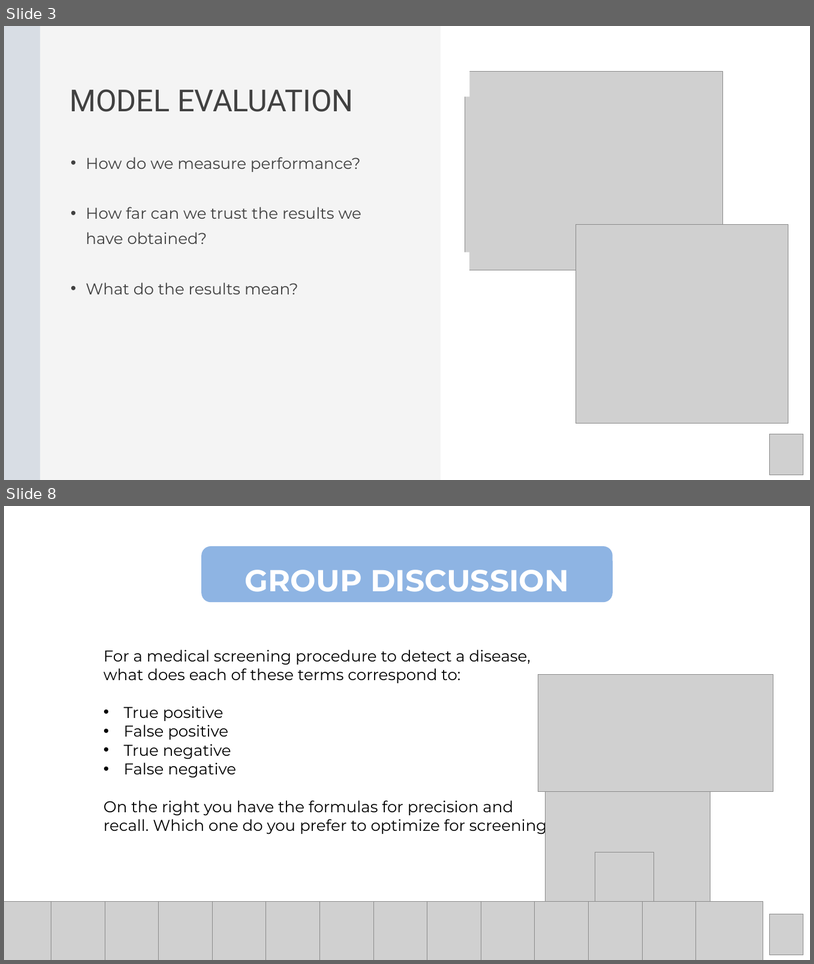
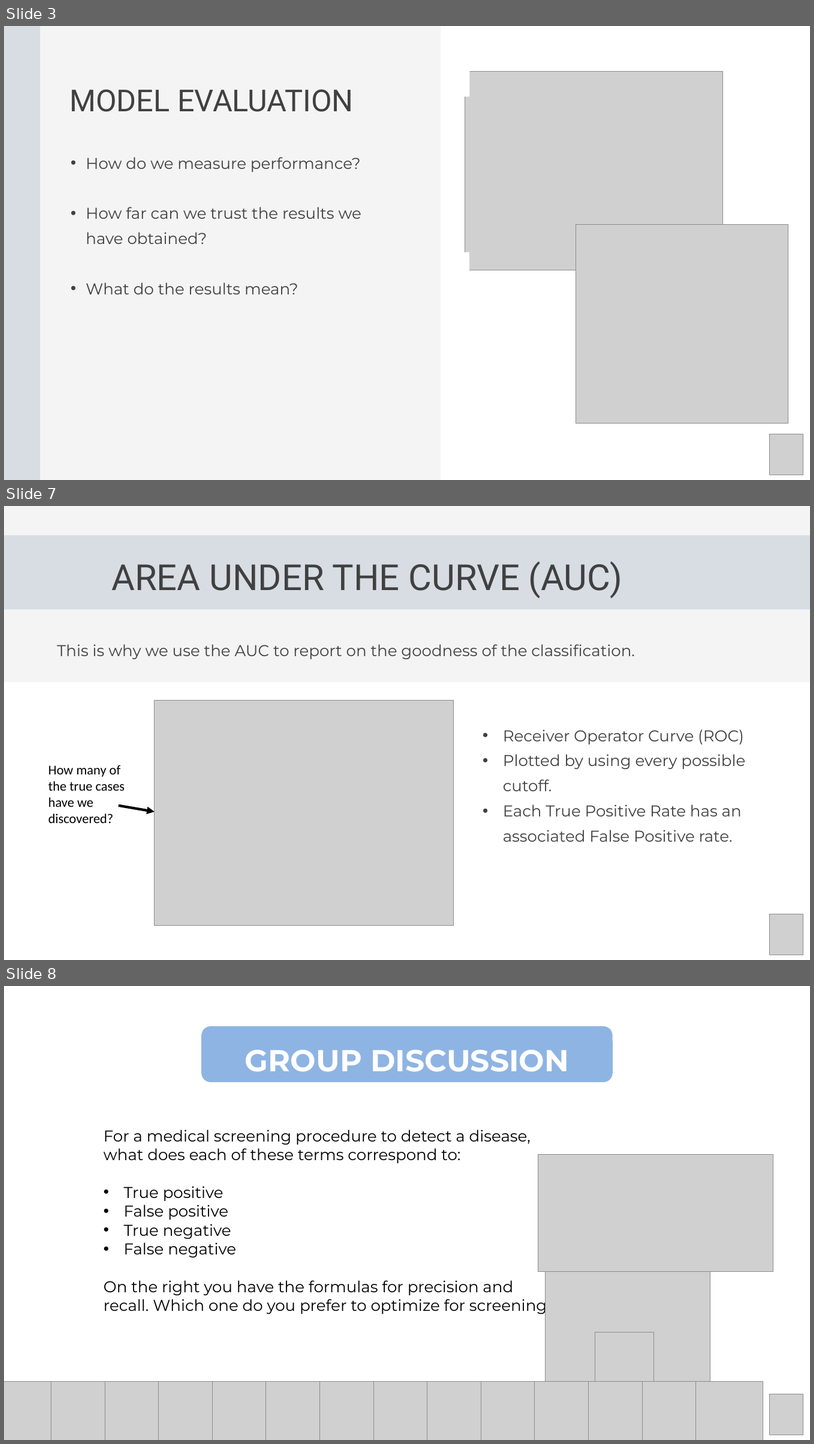
Before and after one commit to Center-for-Health-Data-Science/Foundations-of-Health-Data-Science, a slide deck: Slides/FHDS_Model_Evaluation_Part4.pptx. Shown one above the other, each under a label of ours: slides 3 and 8 before the commit, slides 3, 7 and 8 after it; the slides between them are not shown. The pictures are 814x964 and 814x1444 pixels, drawn with LibreOffice and Linux fonts; fonts in the diff are those of the drawing; grey boxes stand for pictures. Boxes give left, top, right and bottom in pixels: in the first picture for what was removed or moved away, otherwise in the second. Text is boxed around its words. In the diff, an @@ line names an element or a change of style, - is before the commit and + after.

```diff
--- a/Slides/FHDS_Model_Evaluation_Part4.pptx
+++ b/Slides/FHDS_Model_Evaluation_Part4.pptx
@@ slide 7 added at box(4, 506, 810, 960), background #F4F4F4 @@
@@ freeform shape added at box(4, 535, 810, 609), fill #D3D9E2 at 84% opacity @@
@@ text added at box(111, 561, 623, 598), 64 pt, text #404040 @@
+AREA UNDER THE CURVE (AUC)
@@ text added at box(57, 644, 635, 659), 28 pt, text #404040 @@
+This is why we use the AUC to report on the goodness of the classification.
@@ rectangle added at box(4, 682, 810, 960), fill #FFFFFF @@
@@ picture added at box(155, 700, 453, 925) @@
@@ text added at box(503, 729, 746, 841), 28 pt, text #404040 @@
+  • Receiver Operator Curve (ROC)
+  • Plotted by using every possible cutoff.
+  • Each True Positive Rate has an associated False Positive rate.
@@ text added at box(48, 765, 125, 823), 24 pt, text #000000 @@
+How many of the true cases have we discovered?
@@ arrow added from (119, 805) to (155, 811), #000000 4.5 pt @@
@@ picture added at box(770, 913, 804, 954) @@
```
Also in this commit, not shown: 1 slide changed, 2 other slides added, 1 slide removed, 1 other file.
